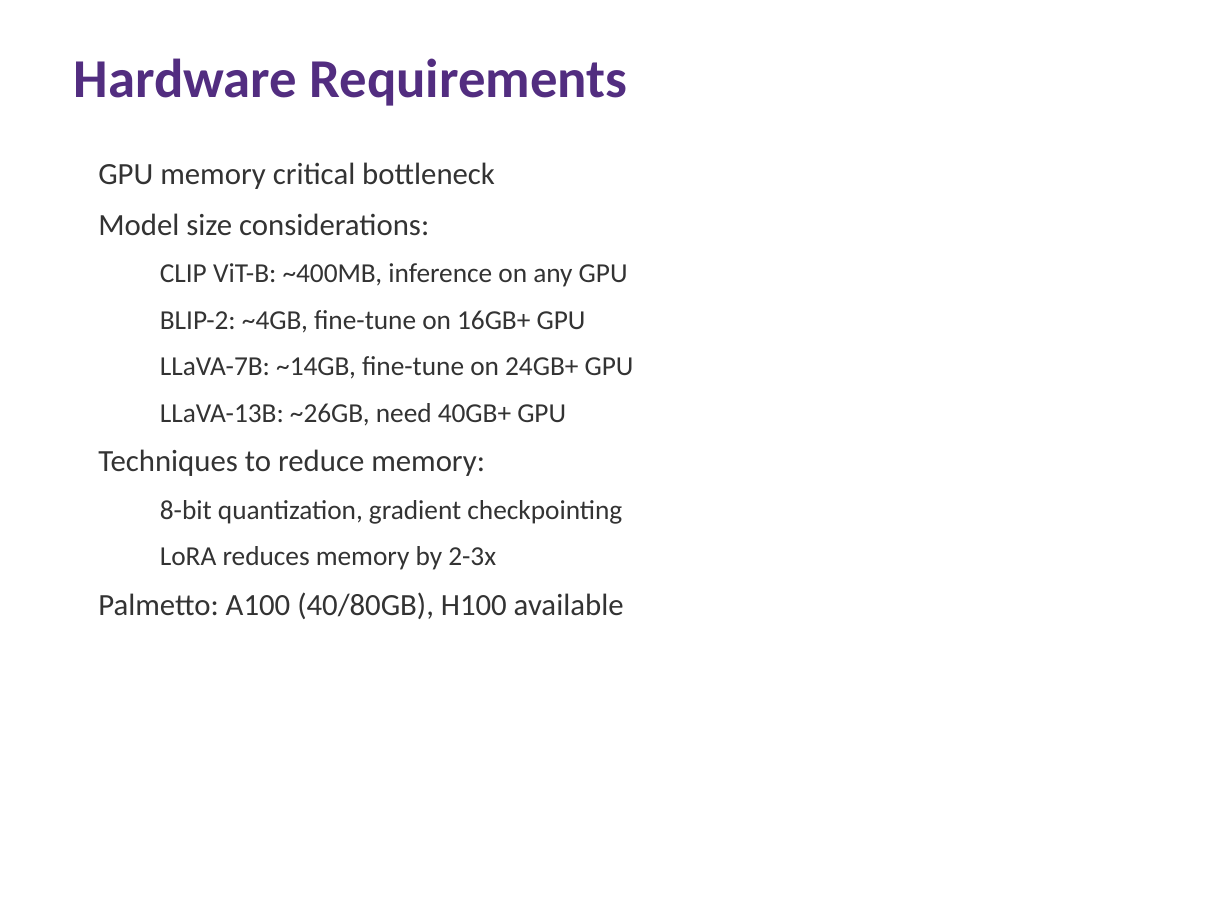
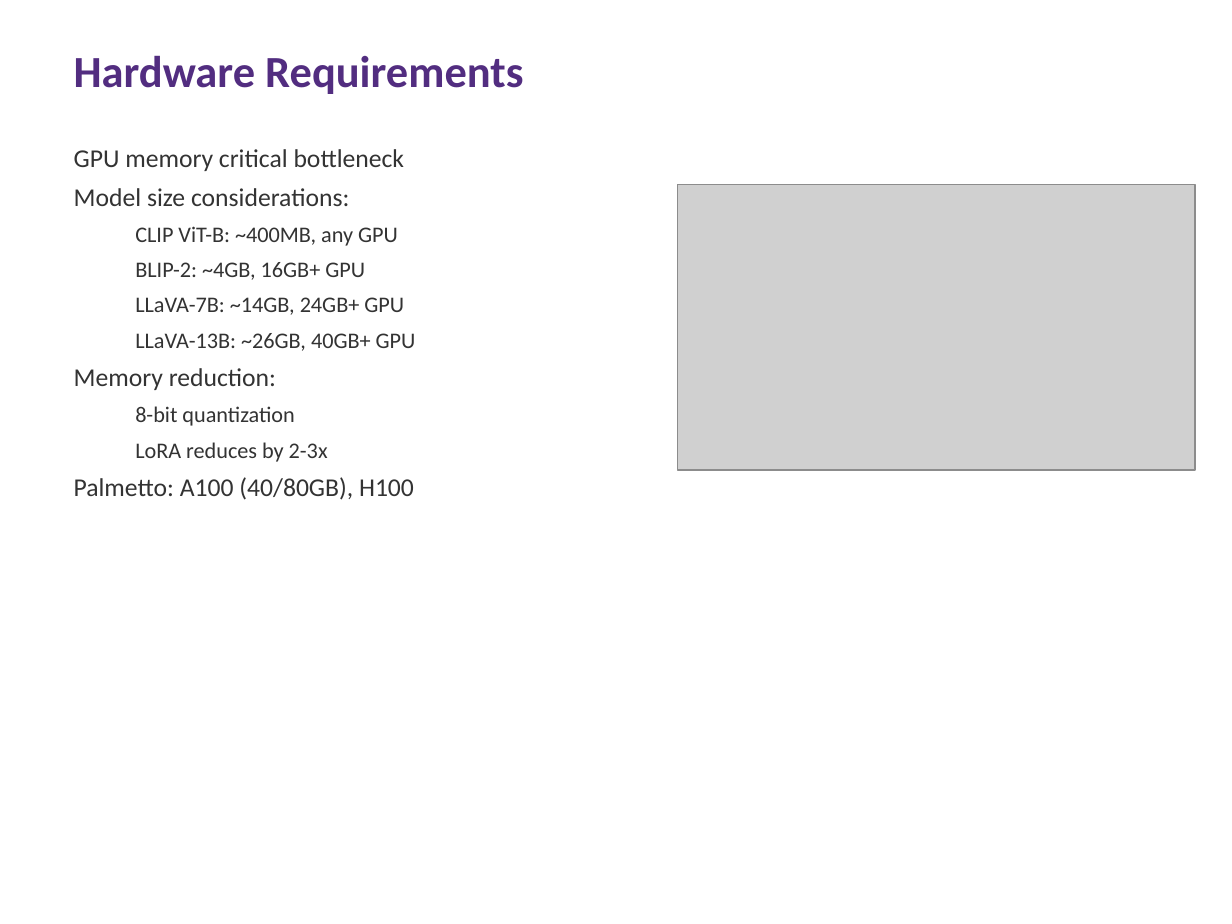
Before and after one commit to ai4he/experiments, a slide deck: slide 65 of Multimodal_LLM_Lecture.pptx. Drawn at 1232x924 pixels with LibreOffice and Linux fonts; fonts in the diff are those of the drawing; grey boxes stand for pictures. Boxes give left, top, right and bottom in pixels: in the first picture for what was removed or moved away, otherwise in the second. Text is boxed around its words. In the diff, an @@ line names an element or a change of style, - is before the commit and + after.

```diff
--- a/Multimodal_LLM_Lecture.pptx
+++ b/Multimodal_LLM_Lecture.pptx
@@ text "Hardware Requirements" at box(74, 55, 523, 94): size 32 to 26 pt @@
@@ text "GPU memory critical bottleneck": place and size @@
-text "GPU memory critical bottleneck" at box(98, 162, 634, 619)
+text "GPU memory critical bottleneck" at box(74, 149, 416, 500)
@@ text at box(74, 149, 405, 206): size 18 to 15 pt in "GPU memory critical bottleneck", "Model size considerations:"; less space between paragraphs @@
@@ picture added at box(678, 185, 1195, 471) @@
@@ text at box(74, 226, 416, 500): text changed; size 16 to 13 pt @@
-  CLIP ViT-B: ~400MB, inference on any GPU
-  BLIP-2: ~4GB, fine-tune on 16GB+ GPU
-  LLaVA-7B: ~14GB, fine-tune on 24GB+ GPU
-  LLaVA-13B: ~26GB, need 40GB+ GPU
-Techniques to reduce memory:
-  8-bit quantization, gradient checkpointing
-  LoRA reduces memory by 2-3x
-Palmetto: A100 (40/80GB), H100 available
+  CLIP ViT-B: ~400MB, any GPU
+  BLIP-2: ~4GB, 16GB+ GPU
+  LLaVA-7B: ~14GB, 24GB+ GPU
+  LLaVA-13B: ~26GB, 40GB+ GPU
+Memory reduction:
+  8-bit quantization
+  LoRA reduces by 2-3x
+Palmetto: A100 (40/80GB), H100
```
Also in this commit, not shown: 77 other slides changed, 2 other files.
